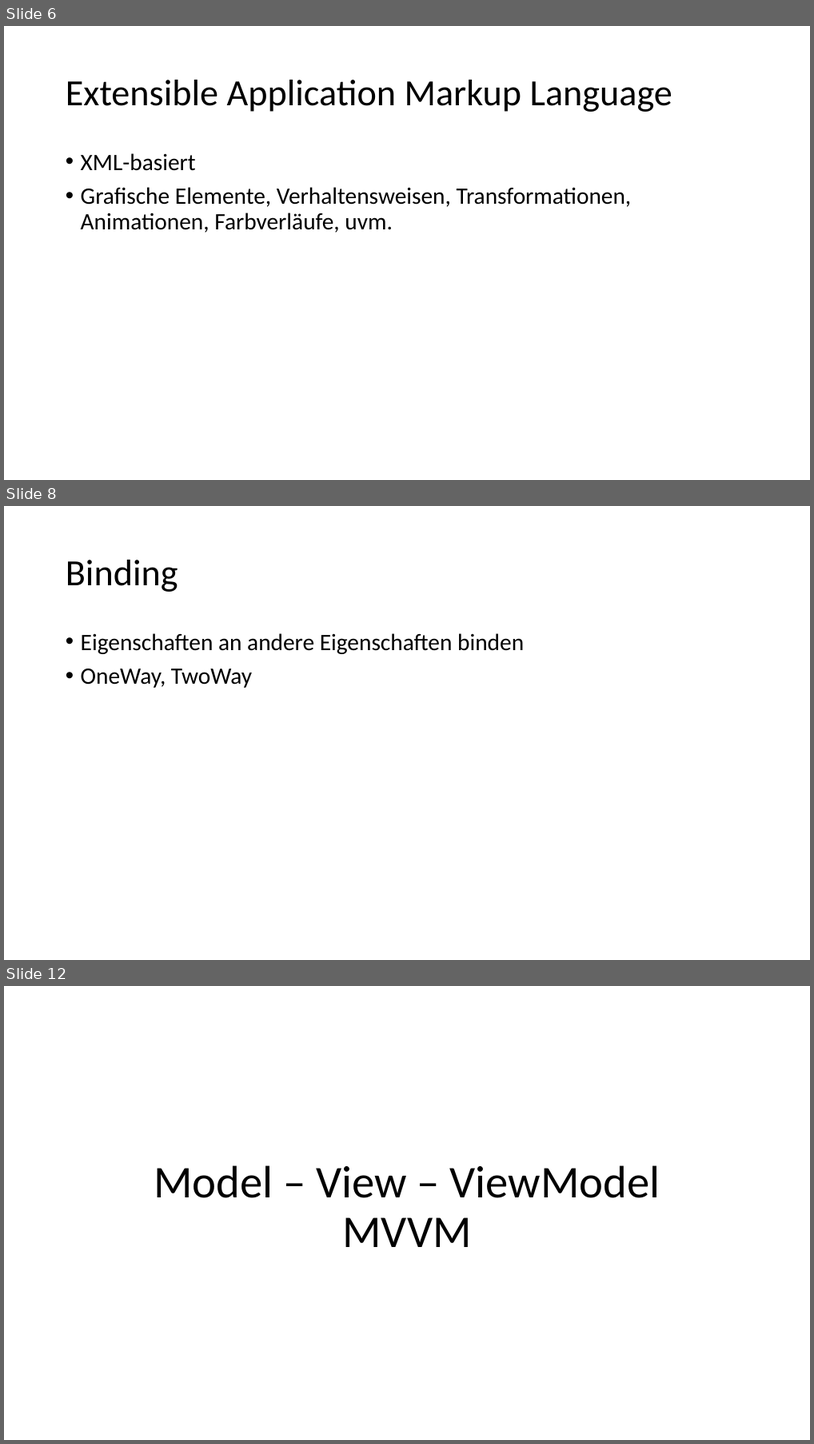
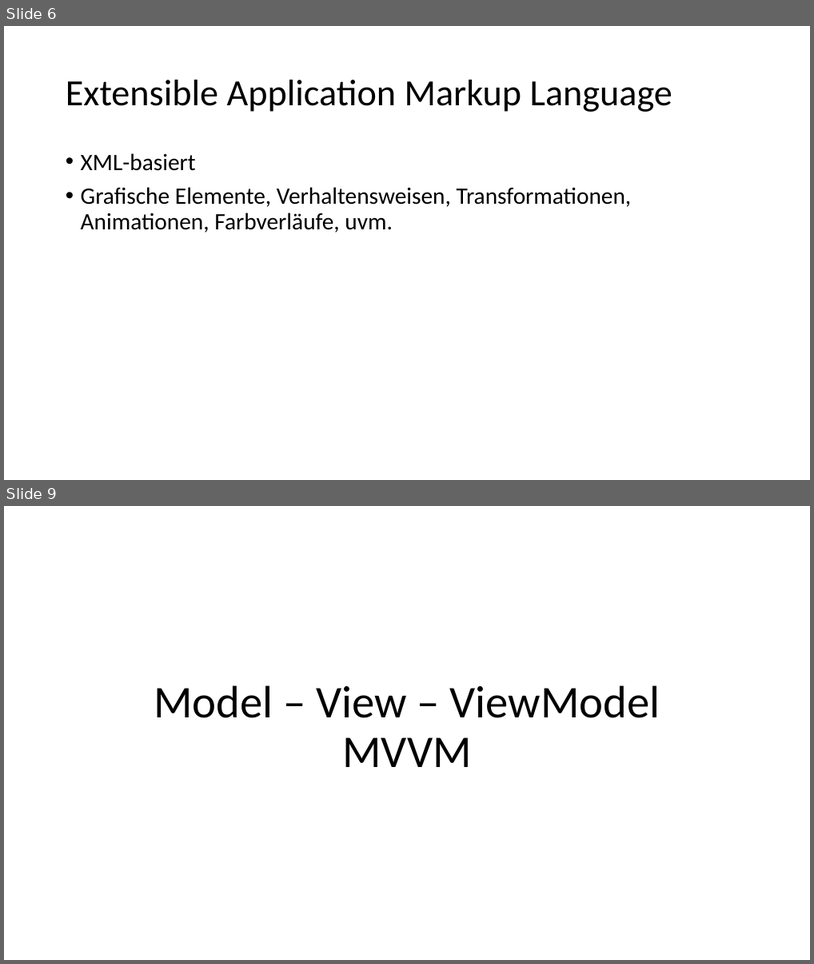
Before and after one commit to Steffen543/InformatikSeminarDemo, a slide deck: Präsentation_Steffen.pptx. Shown one above the other, each under a label of ours: slides 6, 8 and 12 before the commit, slides 6 and 9 after it; the slides between them are not shown. The pictures are 814x1444 and 814x964 pixels, drawn with LibreOffice and Linux fonts; fonts in the diff are those of the drawing. Boxes give left, top, right and bottom in pixels: in the first picture for what was removed or moved away, otherwise in the second. Text is boxed around its words. In the diff, an @@ line names an element or a change of style, - is before the commit and + after.

```diff
--- a/Präsentation_Steffen.pptx
+++ b/Präsentation_Steffen.pptx
@@ slide 8 removed at [4, 506, 810, 960], background #FFFFFF @@
@@ title removed at [66, 560, 178, 592] @@
-Binding
@@ text removed at [81, 633, 524, 688] @@
-• Eigenschaften an andere Eigenschaften binden
-• OneWay, TwoWay
@@ what was slide 12 is now slide 9 @@
```
Also in this commit, not shown: 2 slides changed, 2 other slides removed.
